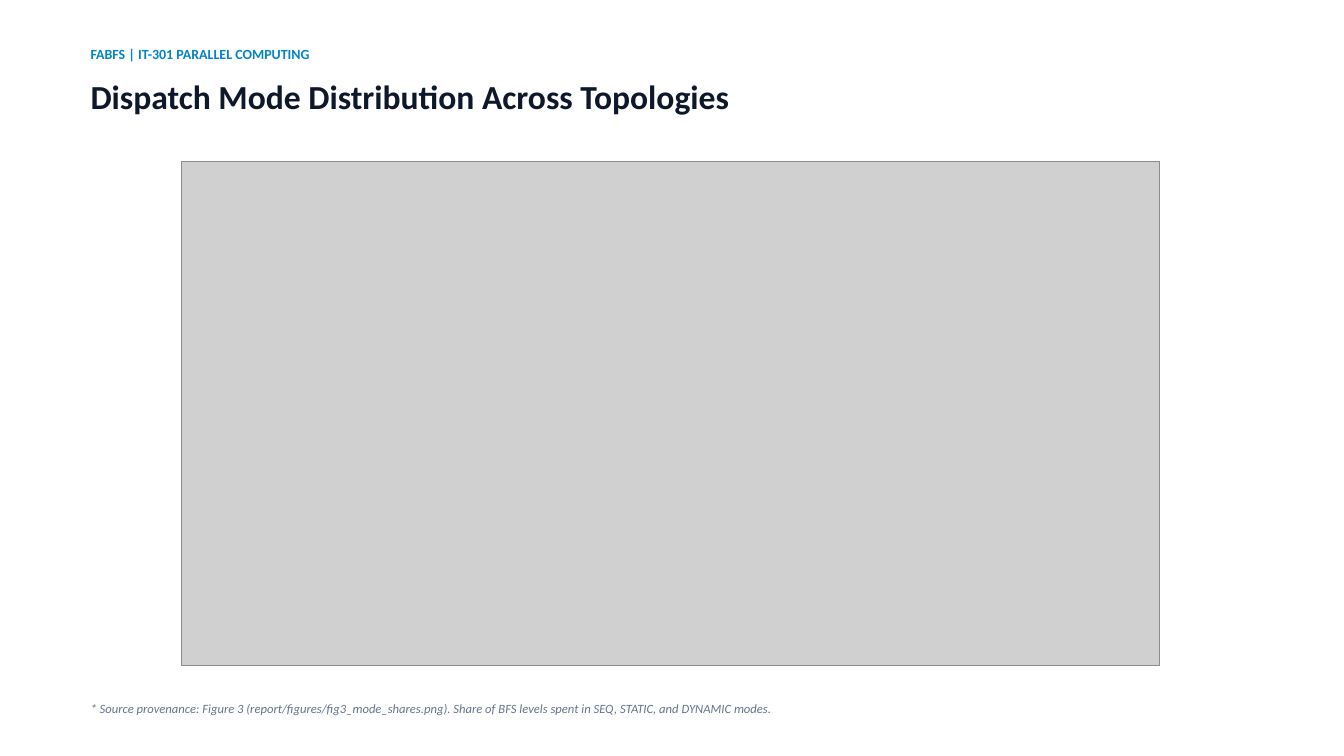
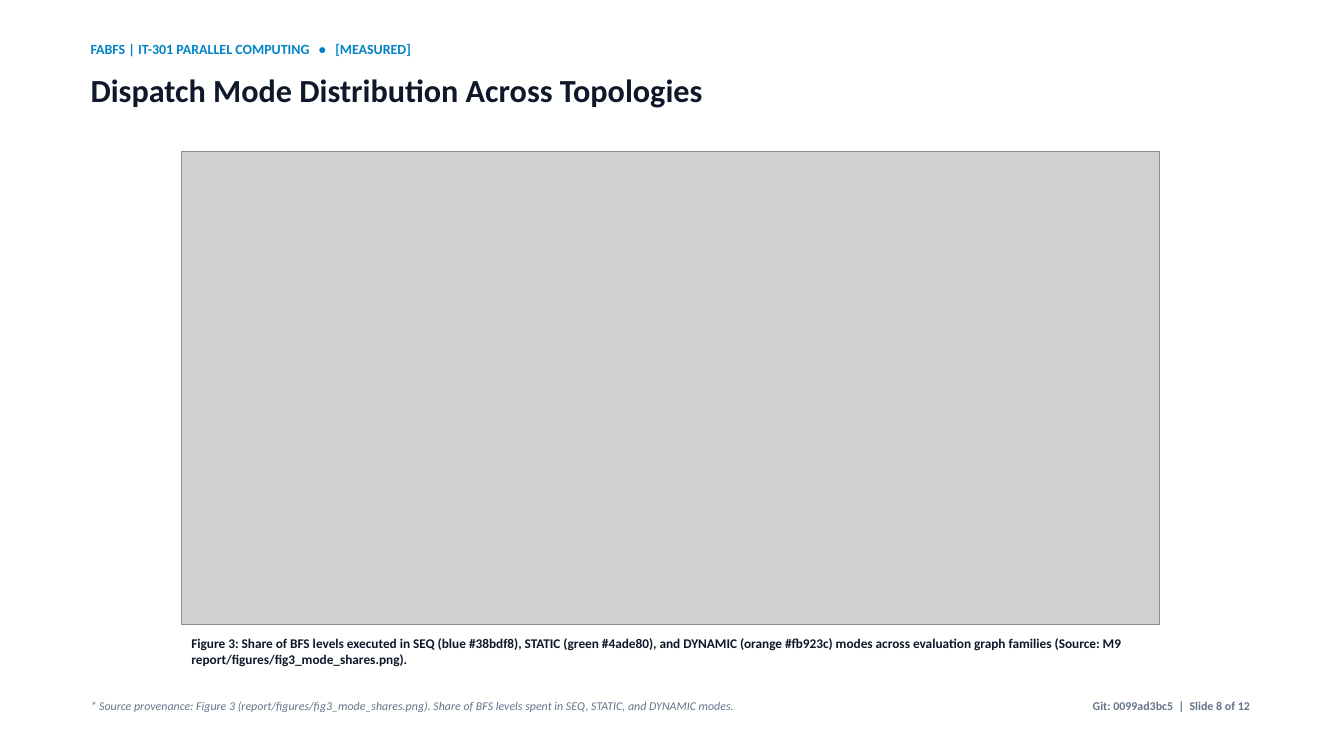
Before and after one commit to rniszn/parallel-computing-FABFS, a slide deck: slide 8 of presentation/FABFS.pptx. Drawn at 1344x756 pixels with LibreOffice and Linux fonts; fonts in the diff are those of the drawing; grey boxes stand for pictures. Boxes give left, top, right and bottom in pixels: in the first picture for what was removed or moved away, otherwise in the second. Text is boxed around its words. In the diff, an @@ line names an element or a change of style, - is before the commit and + after.

Commit message:
ui: enhance evaluator demo visualizer and presentation slide deck
- Demo: persistent Synthetic walkthrough / Real trace badge; beside-graph active telemetry overlay card (frontier size, mode, chunk count, CPU/GPU times); mode legend with matching colors; clear controls with keyboard shortcuts (Left/Right/Space) and Level X of Y step counter; one-sentence mode meaning bar under canvas; mobile phone responsive layout with >=44px touch targets; footer with calibration thresholds and commit hash.

- Presentation: one figure per slide with source captions; Planned vs Measured badges on all slides; Gate 1 and Gate 4 status on first results slide; mode colors matched to visualizer; slide numbers and git commit hash footer.

- Tests & Walkthrough: added tests/test_demo.py test suite; updated presentation/WALKTHROUGH.md presenter script; regenerated presentation/fallback/ screenshots.

```diff
--- a/presentation/FABFS.pptx
+++ b/presentation/FABFS.pptx
@@ text at <box>91,43,410,56</box>: text changed @@
-FABFS | IT-301 PARALLEL COMPUTING
+FABFS | IT-301 PARALLEL COMPUTING • [MEASURED]
@@ text "Dispatch Mode Distribution Across Topologies" at <box>91,79,702,108</box>: size 24 to 23 pt @@
@@ picture: place and size @@
-picture at <box>181,161,1159,665</box>
+picture at <box>181,151,1159,625</box>
@@ text added at <box>191,638,1121,667</box>, 9.5 pt, text #0F172A, bold @@
+Figure 3: Share of BFS levels executed in SEQ (blue #38bdf8), STATIC (green #4ade80), and DYNAMIC (orange #fb923c) modes across evaluation graph families (Source: M9 report/figures/fig3_mode_shares.png).
@@ text "* Source provenance: Figure 3 ..." at <box>99,701,734,712</box>: size 9 to 8.5 pt @@
@@ text added at <box>1093,701,1250,710</box>, 8.5 pt, text #64748B, bold @@
+Git: 0099ad3bc5 | Slide 8 of 12
```
Also in this commit, not shown: 10 other slides changed, 1 slide added, 1 slide removed, 11 other files.
